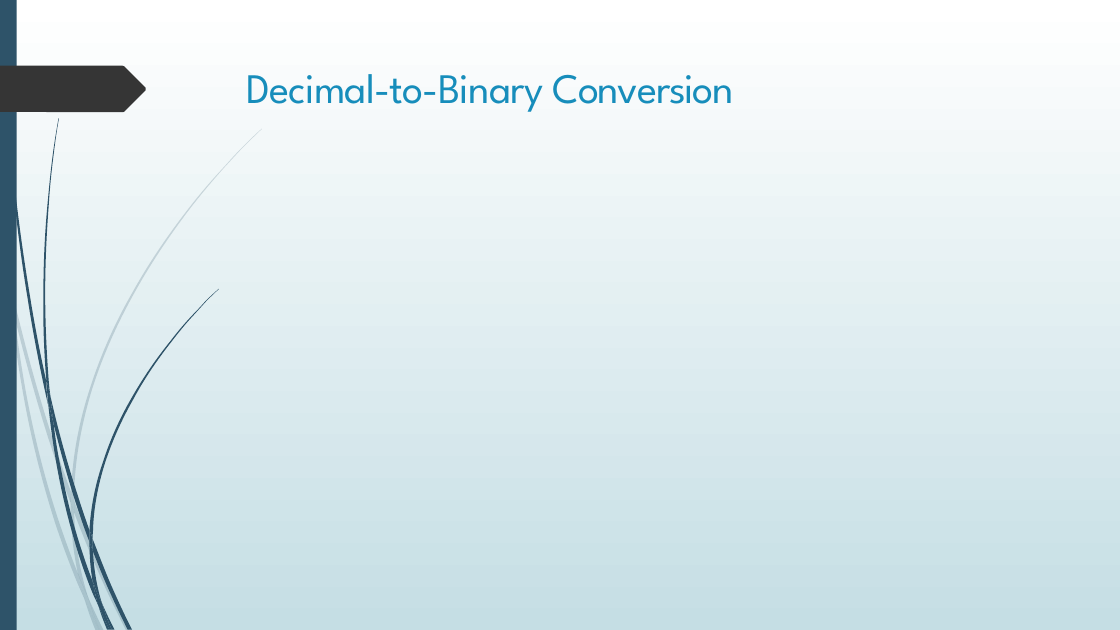
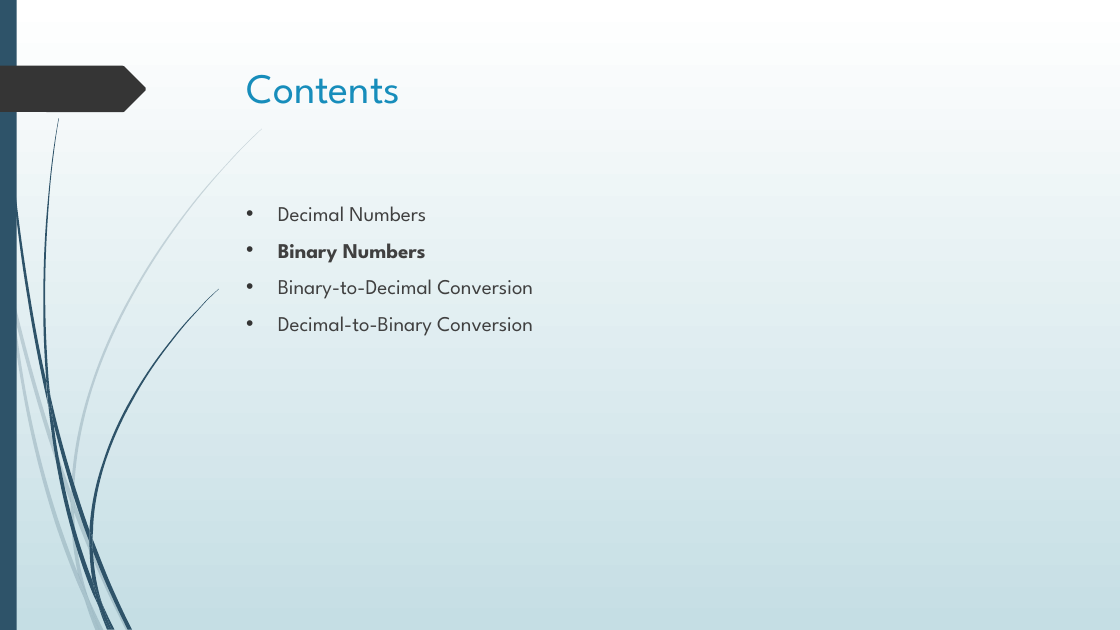
Before and after one commit to SatyakiDas/ulab_course_materials, a slide deck: slide 4 of SPRING 20/CSE 101/Course Materials/number_systems_and_ops_1.pptx (slide 8 before the commit). Drawn at 1120x630 pixels with LibreOffice and Linux fonts; fonts in the diff are those of the drawing; grey boxes stand for pictures. Boxes give left, top, right and bottom in pixels: in the first picture for what was removed or moved away, otherwise in the second. Text is boxed around its words. In the diff, an @@ line names an element or a change of style, - is before the commit and + after.

Commit message:
added number systems and operations part II slides

```diff
--- a/SPRING 20/CSE 101/Course Materials/number_systems_and_ops_1.pptx
+++ b/SPRING 20/CSE 101/Course Materials/number_systems_and_ops_1.pptx
@@ title at (247, 74, 401, 104): text changed @@
-Decimal-to-Binary Conversion
+Contents
@@ text added at (278, 206, 533, 336), 18 pt, text #404040 @@
+• Decimal Numbers
+• Binary Numbers
+• Binary-to-Decimal Conversion
+• Decimal-to-Binary Conversion
```
Also in this commit, not shown: 5 other slides changed, 4 slides added, 4 other files.
